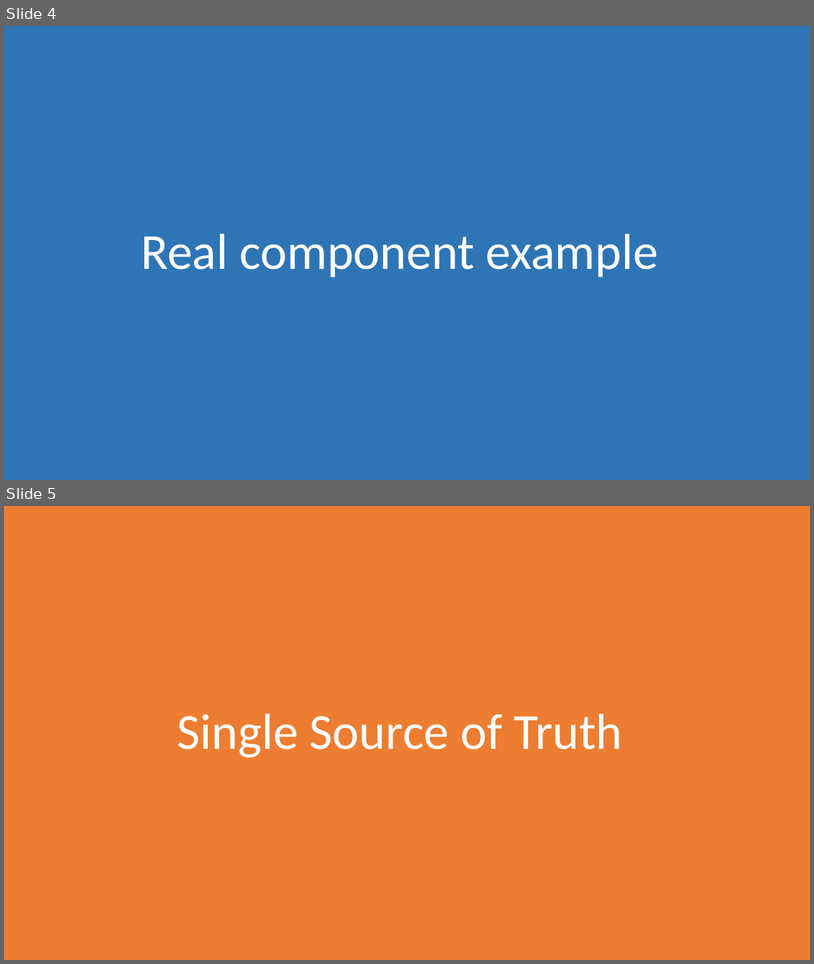
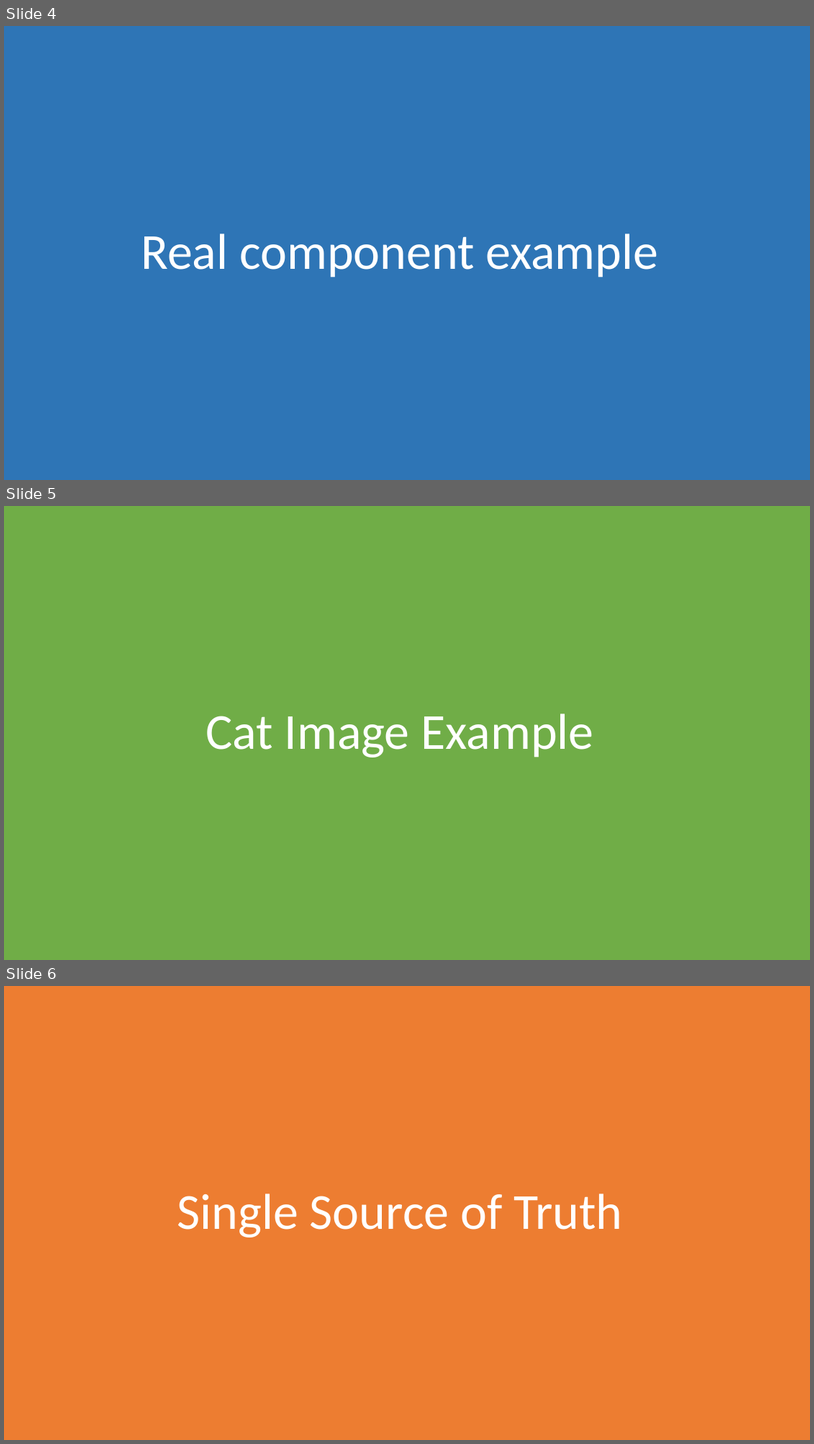
Before and after one commit to morkkis/PWD, a slide deck: presentations/chapter-4/Practical Web Dev.pptx. Shown one above the other, each under a label of ours: slides 4 and 5 before the commit, slides 4, 5 and 6 after it. The pictures are 814x964 and 814x1444 pixels, drawn with LibreOffice and Linux fonts; fonts in the diff are those of the drawing. Boxes give left, top, right and bottom in pixels: in the first picture for what was removed or moved away, otherwise in the second. Text is boxed around its words. In the diff, an @@ line names an element or a change of style, - is before the commit and + after.

```diff
--- a/presentations/chapter-4/Practical Web Dev.pptx
+++ b/presentations/chapter-4/Practical Web Dev.pptx
@@ slide 5 added at (x1=4, y1=506, x2=810, y2=960), background #FFFFFF @@
@@ rectangle added at (x1=4, y1=506, x2=810, y2=960), fill #70AD47 @@
@@ title added at (x1=206, y1=713, x2=594, y2=757), 60 pt, text #FFFFFF @@
+Cat Image Example
@@ what was slide 5 is now slide 6 @@
```
Also in this commit, not shown: 2 other slides added, 7 other files.
